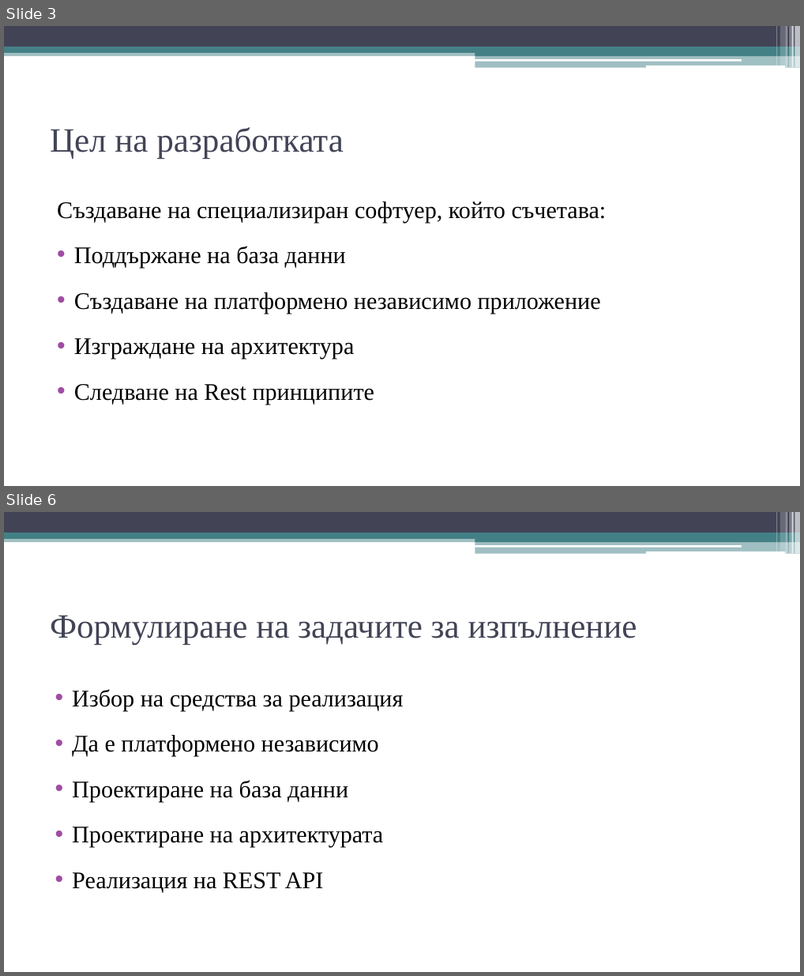
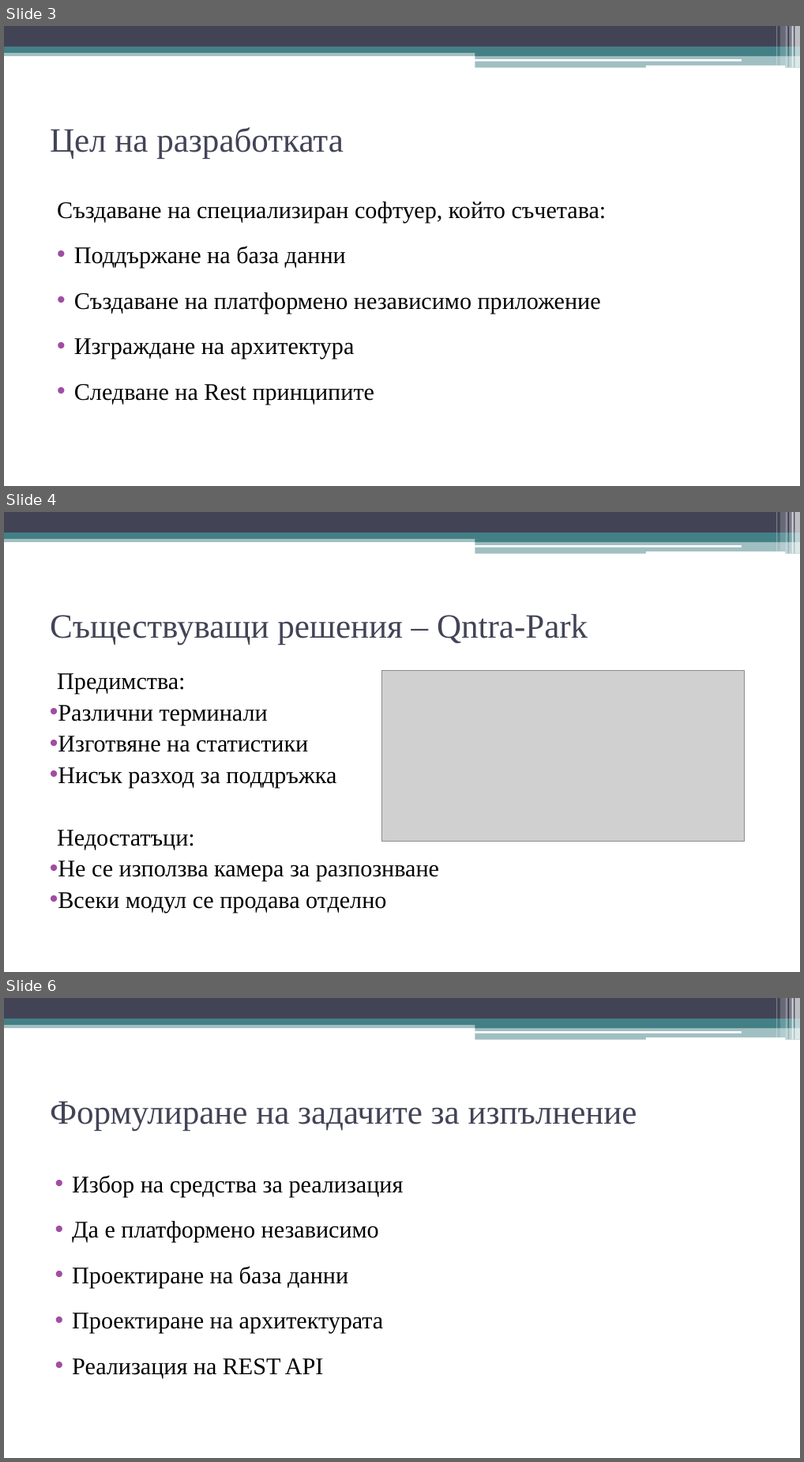
Before and after one commit to rosen1997/ParkingSystem, a slide deck: DiplomnaDoc/presentation.ppt. Shown one above the other, each under a label of ours: slides 3 and 6 before the commit, slides 3, 4 and 6 after it; the slides between them are not shown. The pictures are 804x976 and 804x1462 pixels, drawn with LibreOffice and Linux fonts; fonts in the diff are those of the drawing; grey boxes stand for pictures. Boxes give left, top, right and bottom in pixels: in the first picture for what was removed or moved away, otherwise in the second. Text is boxed around its words. In the diff, an @@ line names an element or a change of style, - is before the commit and + after.

```diff
--- a/DiplomnaDoc/presentation.ppt
+++ b/DiplomnaDoc/presentation.ppt
@@ slide 4 added at [4,512,800,972], background #FFFFFF; not listed: 13 template elements that a slide beside it also shows @@
@@ title added at [50,614,588,645], 40 pt, text #424456 @@
+Съществуващи решения – Qntra-Park
@@ text added at [57,673,439,912], 28 pt, text #000000 @@
+Предимства:
+• Различни терминали
+• Изготвяне на статистики
+• Нисък разход за поддръжка
+Недостатъци:
+• Не се използва камера за разпознване
+• Всеки модул се продава отделно
@@ picture added at [382,670,744,841] @@
```
Also in this commit, not shown: 1 other slide added, 2 slides removed.
